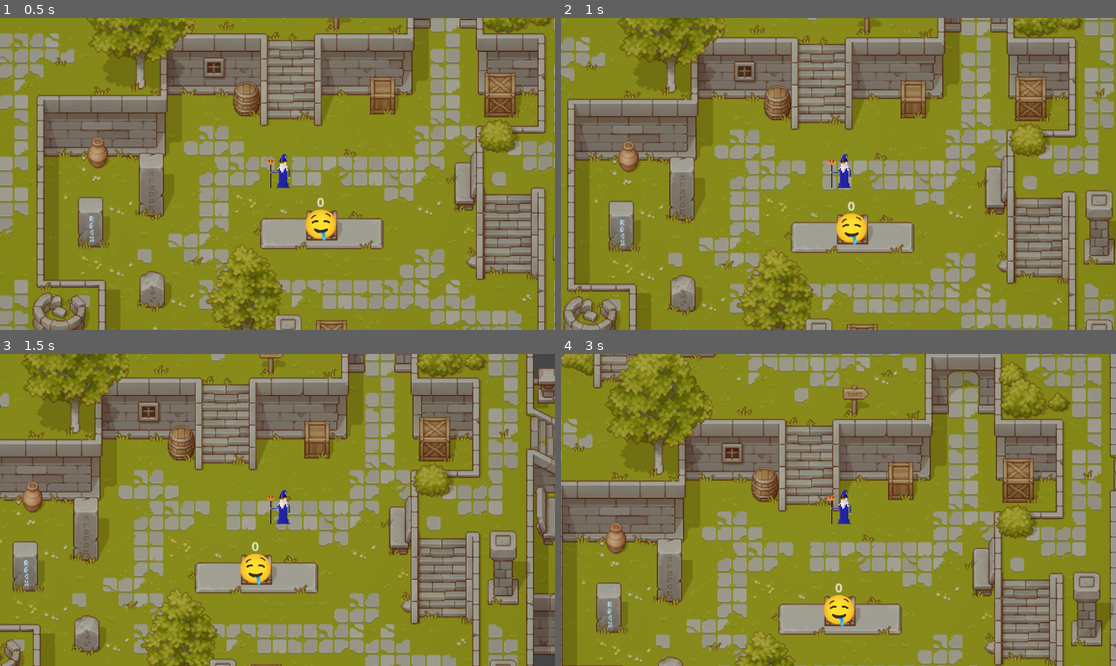
Above: before the commit, frames 1-4 (two rows, left to right).
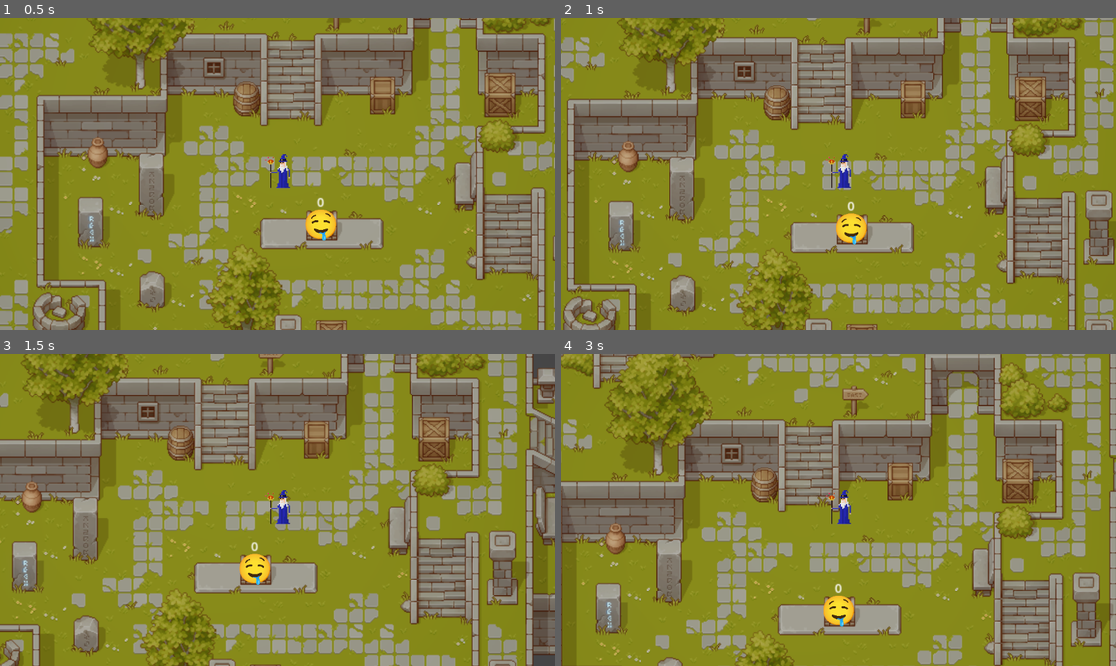
Above: after the commit, the same moments.

Repository: battle-royale-9/battleroyale
Game: Godot game, scene res://world.tscn
Same seed, same stepped clock (60 frames per second), same inputs: the game is played once before the commit and once after it. The project has no main scene, so this scene is started directly.
Inputs (mouse positions are in pixels of both pictures, inside the frame that each line leads up to):
- Up to frame 1 (0.5 s): no input
- Up to frame 2 (1 s): tap Enter at 0.5 s; move the mouse to (960, 158) at 0.52 s; click (960, 158) at 0.67 s
- Up to frame 3 (1.5 s): move the mouse to (166, 525) at 1.27 s; click (166, 525) at 1.42 s
- Up to frame 4 (3 s): move the mouse to (894, 441) at 2.02 s; click (894, 441) at 2.17 s; move the mouse to (810, 572) at 2.77 s; click (810, 572) at 2.92 s

Frame 1 is identical in both runs. In frame 2, 3.5% of the frame differs, in the area x 0-100%, y 0-100%; in frame 3, 8.5%; in frame 4, 11%.

Commit message:
test branch

Diff:
--- a/player.gd
+++ b/player.gd
@@ -1,6 +1,6 @@
 extends CharacterBody2D
 
-const SPEED = 100.0
+const SPEED = 101.0
 var target_position = Vector2.ZERO
 var key_history = ""
 
